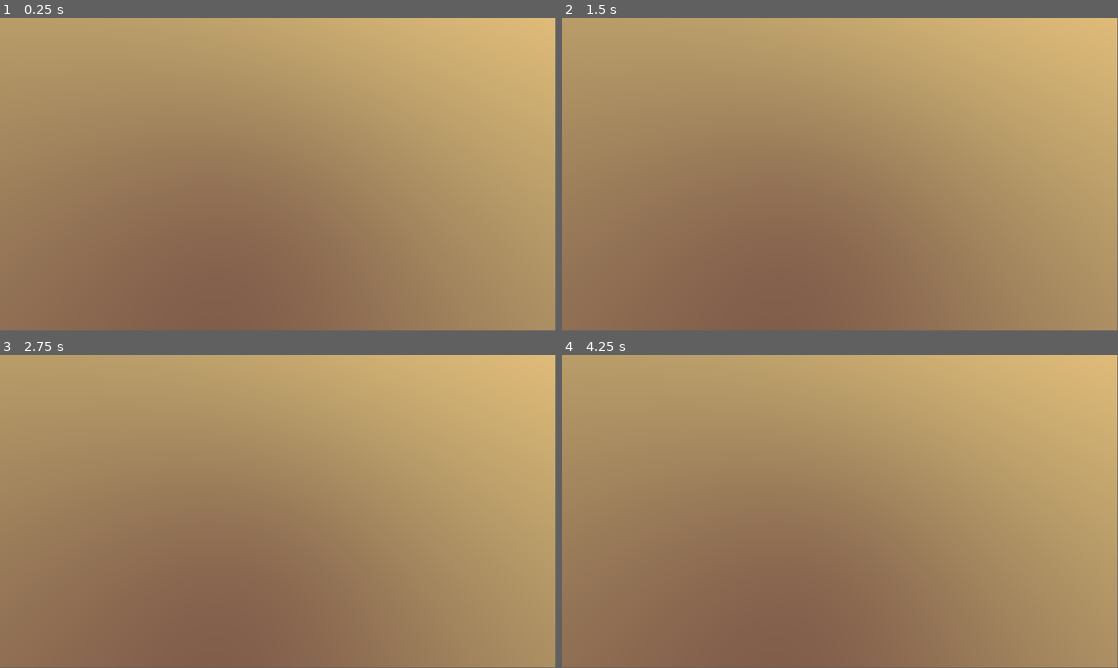
Above: before the commit, frames 1-4 (two rows, left to right).
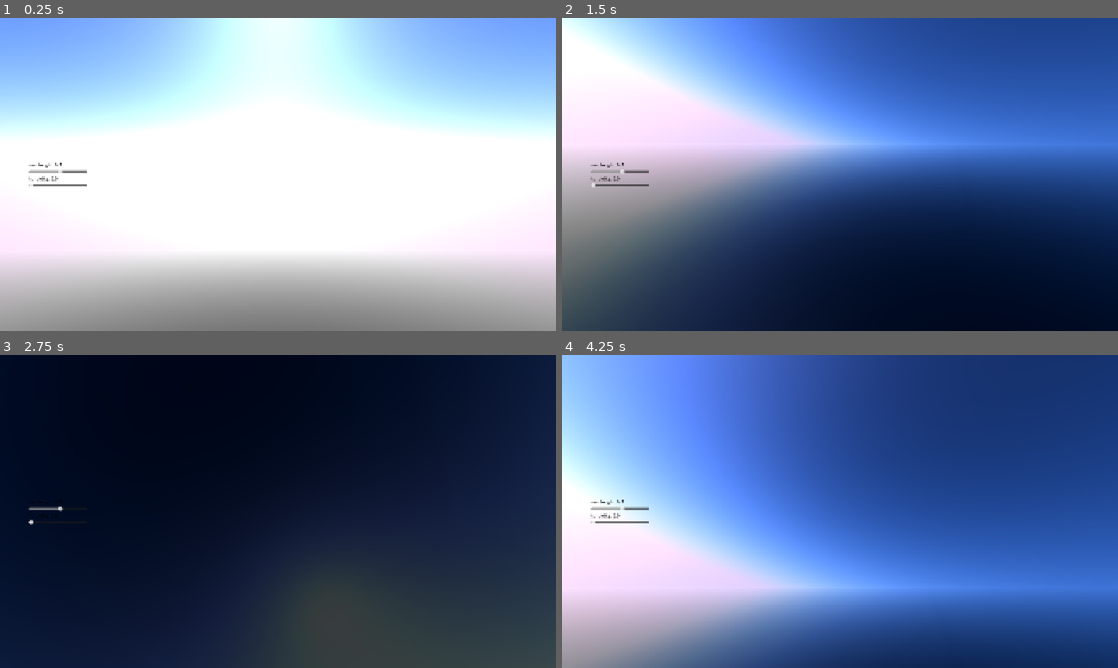
Above: after the commit, the same moments.

Repository: Nail-it-Jason/Weather_System
Game: Godot game, scene res://node_3d.tscn
The game is run twice, just before and just after one commit, with the same random seed, the same clock (stepped at 60 frames per second) and the same inputs.
Inputs:
- Up to frame 1 (0.25 s): no input
- Up to frame 2 (1.5 s): tap Enter at 0.5 s; hold D 0.53-1.28 s; hold S from 1.28 s (still down)
- Up to frame 3 (2.75 s): release S at 2.03 s; hold D from 2.03 s (still down)
- Up to frame 4 (4.25 s): release D at 2.78 s; hold W 2.78-3.53 s; hold A from 3.53 s (still down)
In our replay, the window is 799x449 before the commit and 800x450 after it. These sizes can differ from the game's own. Grey fills any space a smaller window leaves; there, only what the larger window draws over its background counts as a difference.

The runs differ from the first frame. In frame 1, 100% of the frame differs, in the area x 0-100%, y 0-100%; in frame 2, 100%; in frame 3, 100%; in frame 4, 100%.

Commit message:
Successfully implemented Preetham's Algorithm

Diff:
--- a/SkyController.gd
+++ b/SkyController.gd
@@ -4,12 +4,20 @@
 @export var sun_light: DirectionalLight3D
 @export_range(2.0, 10.0) var turbidity: float = 2.0
 
+@export var sun_label: Label
+@export var turbidity_label: Label
+@export var turbidity_slider: HSlider
+@export var sun_height_slider: HSlider
+
 var sky_material: ShaderMaterial
 
 # Called when the node enters the scene tree for the first time.
 func _ready() -> void:
 	sky_material = environment.sky.sky_material
-
+	sun_height_slider.value_changed.connect(_on_sun_height_changed)
+	_on_sun_height_changed(sun_height_slider.value)
+	turbidity_slider.value_changed.connect(_on_turbidity_changed)
+	_on_turbidity_changed(turbidity_slider.value)
 
 # Called every frame. 'delta' is the elapsed time since the previous frame.
 func _process(_delta: float) -> void:
@@ -23,10 +31,14 @@
 		return
 	# vector sun ray direction from ground to sky
 	var sun_dir = -sun_light.global_basis.z.normalized()
-	#if sun_dir.y < -0.02:
-		#sky_material.set_shader_parameter("exposure", 0.0)
 
 	sky_material.set_shader_parameter("sun_direction", sun_dir)
+
+	if sun_dir.y <= 0.0:
+		sun_light.light_energy = 0.0
+	else:
+		sun_light.light_energy = clamp(sun_dir.y * 5.0, 0.0, 1.0)
+
 	# Appendix A.2
 	# calculating a set of Y value
 	var A_Y =  0.1787 * turbidity - 1.4630
@@ -68,7 +80,7 @@
 	var zenith_Y = (4.0453 * turbidity - 4.9710) * tan(chi) + 2.4192
 
 	# Avoid minus values
-	zenith_Y = max(zenith_Y, 0.0)
+	zenith_Y = max(zenith_Y, 0.05)
 
 	# Calculate xz and yz
 	var T2 = turbidity * turbidity
@@ -90,3 +102,16 @@
 	)
 
 	sky_material.set_shader_parameter("zenith_Yxy", Vector3(zenith_Y, zenith_x, zenith_y))
+
+	var sky_exposure = smoothstep(-0.08, 0.0, sun_dir.y)
+	sky_material.set_shader_parameter("exposure", sky_exposure)
+
+# sun height slider function
+func _on_sun_height_changed(value: float) -> void:
+	sun_label.text = "sun height: " + str(snapped(value, 0.01))
+	sun_light.rotation_degrees.x = value * 90.0
+
+# turbidity slider
+func _on_turbidity_changed(value: float) -> void:
+	turbidity_label.text = "turbidity: " + str(snapped(value, 0.1))
+	turbidity = value
--- /dev/null
+++ b/camera_3d.gd
@@ -0,0 +1,28 @@
+extends Camera3D
+
+@export var rotation_speed: float = 2.5
+# Called when the node enters the scene tree for the first time.
+func _ready() -> void:
+	pass # Replace with function body.
+
+
+# Called every frame. 'delta' is the elapsed time since the previous frame.
+func _process(delta: float) -> void:
+	var rot_x = 0.0 # Pitch
+	var rot_y = 0.0 # Left/Right
+
+	if Input.is_key_pressed(KEY_W): rot_x -= 1.0 # W: head down
+	if Input.is_key_pressed(KEY_S): rot_x += 1.0 # S: head up
+	if Input.is_key_pressed(KEY_A): rot_y += 1.0 # A: look left
+	if Input.is_key_pressed(KEY_D): rot_y -= 1.0 # D: look right
+
+	if rot_y != 0.0:
+		rotate_y(rot_y * rotation_speed * delta)
+
+	if rot_x != 0.0:
+		rotate_object_local(Vector3.RIGHT, -rot_x * rotation_speed * delta)
+
+	# Lock in -90~90
+	rotation.x = clamp(rotation.x, -PI/2 + 0.05, PI/2 - 0.05)
+
+	rotation.z = 0.0
--- a/node_3d.tscn
+++ b/node_3d.tscn
@@ -2,17 +2,20 @@
 
 [ext_resource type="Shader" uid="uid://dkdy4fm0ac84f" path="res://preetham_sky.gdshader" id="1_a202f"]
 [ext_resource type="Script" uid="uid://bkv8rfmt02hld" path="res://SkyController.gd" id="2_noarx"]
+[ext_resource type="Shader" uid="uid://cjaopu82oy8d8" path="res://sea.gdshader" id="3_a0tk4"]
+[ext_resource type="Script" uid="uid://45ve6y62wpfa" path="res://camera_3d.gd" id="3_r3fl7"]
 
 [sub_resource type="ShaderMaterial" id="ShaderMaterial_noarx"]
 shader = ExtResource("1_a202f")
-shader_parameter/sun_direction = Vector3(-3.7035017e-09, 0.7443116, -0.6678326)
-shader_parameter/theta_s = 0.7312929193157096
-shader_parameter/perez_A = Vector3(0.1771086, -0.4363354, -0.4140726)
-shader_parameter/perez_B = Vector3(-2.8343613, -0.609537, -0.86271)
-shader_parameter/perez_C = Vector3(5.1167593, 0.2088288, 0.1376938)
-shader_parameter/perez_D = Vector3(-1.4702332, -1.4872098, -2.0584497)
-shader_parameter/perez_E = Vector3(-0.244626, 0.0149126, -0.0471402)
-shader_parameter/zenith_Yxy = Vector3(25.270016, 0.2842462, 0.30551562)
+shader_parameter/sun_direction = Vector3(0, 0.50000006, -0.86602545)
+shader_parameter/theta_s = 1.047197482371081
+shader_parameter/exposure = 1.0
+shader_parameter/perez_A = Vector3(-1.1056, -0.2978, -0.2942)
+shader_parameter/perez_B = Vector3(-0.2833, -0.1322, -0.1808)
+shader_parameter/perez_C = Vector3(5.2797, 0.2117, 0.1944)
+shader_parameter/perez_D = Vector3(-2.3359, -1.0271, -1.7419)
+shader_parameter/perez_E = Vector3(0.2363, 0.0386, 0.0311)
+shader_parameter/zenith_Yxy = Vector3(3.9183276, 0.2384949, 0.24259973)
 
 [sub_resource type="Sky" id="Sky_a0tk4"]
 sky_material = SubResource("ShaderMaterial_noarx")
@@ -20,18 +23,69 @@
 [sub_resource type="Environment" id="Environment_r3fl7"]
 background_mode = 2
 sky = SubResource("Sky_a0tk4")
-sky_rotation = Vector3(1.600467, 0.1134464, 0)
+sky_rotation = Vector3(0.34906584, 0, 0)
+
+[sub_resource type="PlaneMesh" id="PlaneMesh_r3fl7"]
+size = Vector2(10000, 10000)
+
+[sub_resource type="ShaderMaterial" id="ShaderMaterial_jka67"]
+render_priority = 0
+shader = ExtResource("3_a0tk4")
+shader_parameter/water_color = Color(0.01, 0.03, 0.05, 1)
+shader_parameter/roughness = 0.05
 
 [node name="Node3D" type="Node3D" unique_id=570736886]
 
-[node name="WorldEnvironment" type="WorldEnvironment" parent="." unique_id=448551600 node_paths=PackedStringArray("sun_light")]
+[node name="CanvasLayer" type="CanvasLayer" parent="." unique_id=2038648204]
+
+[node name="VBoxContainer" type="VBoxContainer" parent="CanvasLayer" unique_id=1468740761]
+anchors_preset = 4
+anchor_top = 0.5
+anchor_bottom = 0.5
+offset_left = 100.0
+offset_top = -45.0
+offset_right = 300.0
+offset_bottom = 45.0
+grow_vertical = 2
+
+[node name="SunLabel" type="Label" parent="CanvasLayer/VBoxContainer" unique_id=2143713399]
+layout_mode = 2
+theme_override_colors/font_color = Color(0, 0, 0, 1)
+
+[node name="SunPosition" type="HSlider" parent="CanvasLayer/VBoxContainer" unique_id=1125444158]
+layout_mode = 2
+min_value = -0.1
+max_value = 1.0
+step = 0.01
+value = 0.5
+
+[node name="TurbLabel" type="Label" parent="CanvasLayer/VBoxContainer" unique_id=1504764115]
+layout_mode = 2
+theme_override_colors/font_color = Color(0, 0, 0, 1)
+
+[node name="Turbidity" type="HSlider" parent="CanvasLayer/VBoxContainer" unique_id=504090613]
+layout_mode = 2
+min_value = 2.0
+max_value = 10.0
+step = 0.1
+value = 2.0
+
+[node name="WorldEnvironment" type="WorldEnvironment" parent="." unique_id=448551600 node_paths=PackedStringArray("sun_light", "sun_label", "turbidity_label", "turbidity_slider", "sun_height_slider")]
 environment = SubResource("Environment_r3fl7")
 script = ExtResource("2_noarx")
 sun_light = NodePath("../SunLight")
-turbidity = 9.178
+sun_label = NodePath("../CanvasLayer/VBoxContainer/SunLabel")
+turbidity_label = NodePath("../CanvasLayer/VBoxContainer/TurbLabel")
+turbidity_slider = NodePath("../CanvasLayer/VBoxContainer/Turbidity")
+sun_height_slider = NodePath("../CanvasLayer/VBoxContainer/SunPosition")
 
 [node name="SunLight" type="DirectionalLight3D" parent="." unique_id=1812352544]
-transform = Transform3D(0.9941508, -0.10799933, 0, 0.07212548, 0.66392624, -0.74431145, 0.080385156, 0.73995787, 0.6678325, 0, 0, 0)
+transform = Transform3D(0.9999998, 0, 0, 0, 0.8660252, -0.49999994, 0, 0.49999988, 0.86602527, 0, 0, 0)
 
 [node name="Camera3D" type="Camera3D" parent="." unique_id=487808514]
-transform = Transform3D(0.976296, 3.7843506e-08, -0.21643962, 0, 1, 1.7484555e-07, 0.21643962, -1.7070101e-07, 0.976296, 0, 0, -5)
+transform = Transform3D(1, 0, 0, 0, 0.9396926, -0.34202012, 0, 0.34202012, 0.9396926, 0, 1.7, -5)
+script = ExtResource("3_r3fl7")
+
+[node name="Sea" type="MeshInstance3D" parent="." unique_id=1967190257]
+mesh = SubResource("PlaneMesh_r3fl7")
+surface_material_override/0 = SubResource("ShaderMaterial_jka67")
--- a/preetham_sky.gdshader
+++ b/preetham_sky.gdshader
@@ -4,6 +4,7 @@
 uniform vec3 sun_direction;
 
 uniform float theta_s;
+uniform float exposure = 1.0;
 
 // 5 set of parameters
 uniform vec3 perez_A;
@@ -19,7 +20,7 @@
 {
 	float Y = Yxy.x;
     float x = Yxy.y;
-    float y = max(Yxy.z, 0.0001); // 防止除以零
+    float y = max(Yxy.z, 0.0001);
 
     float X = (x * Y) / y;
     float Z = ((1.0 - x - y) * Y) / y;
@@ -62,5 +63,5 @@
     vec3 rgb_color = Yxy_to_RGB(current_Yxy);
 
     // multiply by a small coefficient
-    COLOR = rgb_color * 0.05;
+    COLOR = rgb_color * 0.05 * exposure;
 }
--- a/project.godot
+++ b/project.godot
@@ -15,6 +15,13 @@
 config/features=PackedStringArray("4.6", "Forward Plus")
 config/icon="res://icon.svg"
 
+[display]
+
+window/size/viewport_width=1920
+window/size/viewport_height=1080
+window/stretch/mode="canvas_items"
+window/stretch/aspect="expand"
+
 [physics]
 
 3d/physics_engine="Jolt Physics"
--- /dev/null
+++ b/sea.gdshader
@@ -0,0 +1,21 @@
+shader_type spatial;
+
+uniform vec3 water_color : source_color = vec3(0.01, 0.03, 0.05); // deep blue
+uniform float roughness : hint_range(0.0, 1.0) = 0.05;
+
+void vertex() {
+    float wave = 3.0 * sin(VERTEX.x * 0.5 + TIME) * 0.2 + 5.0 * cos(VERTEX.z * 0.5 + TIME) * 0.2;
+    VERTEX.y += wave;
+}
+
+void fragment() {
+    ALBEDO = water_color;
+
+    METALLIC = 0.0;
+    ROUGHNESS = roughness;
+    SPECULAR = 0.5;
+
+    float fresnel = pow(1.0 - dot(NORMAL, VIEW), 5.0);
+
+    ROUGHNESS = mix(roughness, 0.0, fresnel);
+}
Not shown, added: .DS_Store
